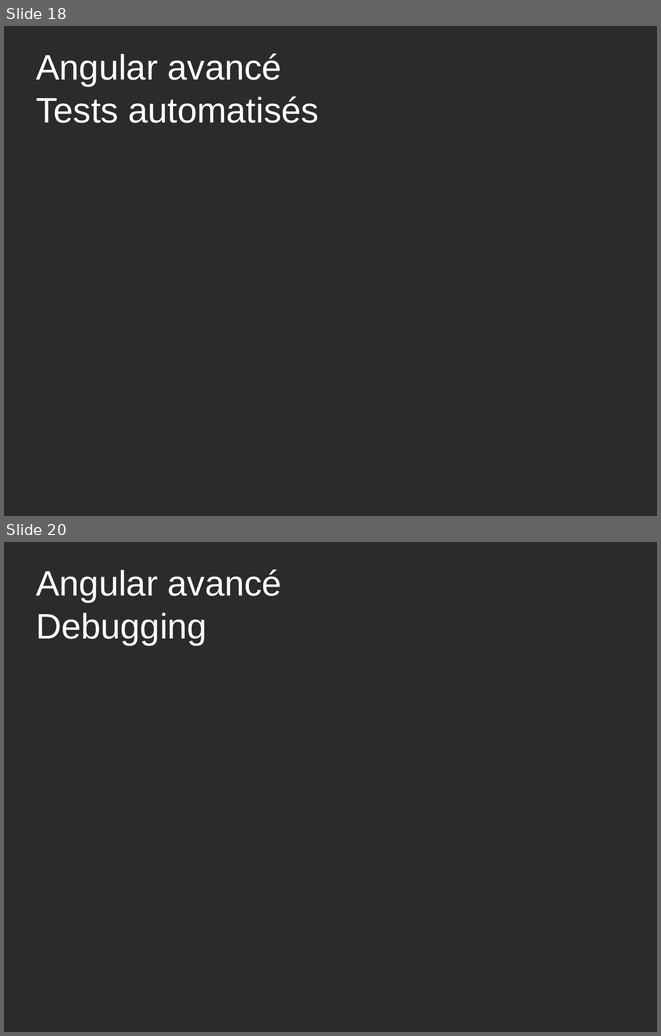
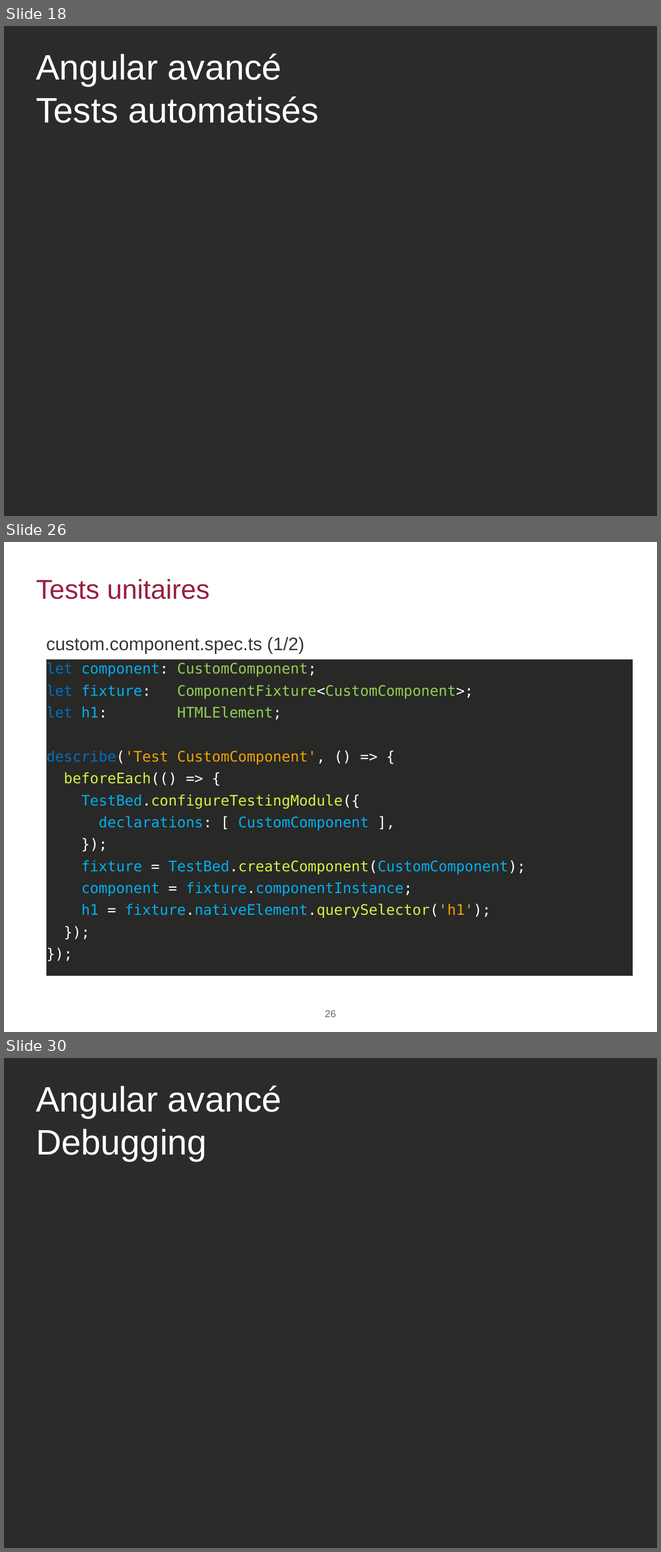
Before and after one commit to agaudichon/CGI-formation-Angular, a slide deck: docs/Formation_Angular_003_Angular-avancé.pptx. Shown one above the other, each under a label of ours: slides 18 and 20 before the commit, slides 18, 26 and 30 after it; the slides between them are not shown. The pictures are 661x1036 and 661x1552 pixels, drawn with LibreOffice and Linux fonts; fonts in the diff are those of the drawing; background and template pictures are left out; a plain dark background stands for a picture behind light text. Boxes give left, top, right and bottom in pixels: in the first picture for what was removed or moved away, otherwise in the second. Text is boxed around its words. In the diff, an @@ line names an element or a change of style, - is before the commit and + after.

```diff
--- a/docs/Formation_Angular_003_Angular-avancé.pptx
+++ b/docs/Formation_Angular_003_Angular-avancé.pptx
@@ slide 26 added at <box>4,542,657,1032</box>, background #FFFFFF @@
@@ title added at <box>36,579,210,599</box>, 30 pt, text #991F3D @@
+Tests unitaires
@@ text added at <box>46,637,304,653</box>, 20 pt, text #363534 @@
+custom.component.spec.ts (1/2)
@@ rectangle added at <box>46,660,633,976</box>, fill #282827, 16 pt, text #00B0F0 @@
+let component: CustomComponent;
+let fixture: ComponentFixture<CustomComponent>;
+let h1: HTMLElement;
+describe('Test CustomComponent', () => {
+beforeEach(() => {
+TestBed.configureTestingModule({
+declarations: [ CustomComponent ],
+});
+fixture = TestBed.createComponent(CustomComponent);
+component = fixture.componentInstance;
+h1 = fixture.nativeElement.querySelector('h1');
+});
+});
@@ page number added at <box>325,1010,336,1017</box>, 11 pt, text #666666 @@
+26
@@ what was slide 20 is now slide 30 @@
```
Also in this commit, not shown: 10 other slides added, 1 slide removed, 1 other file.
